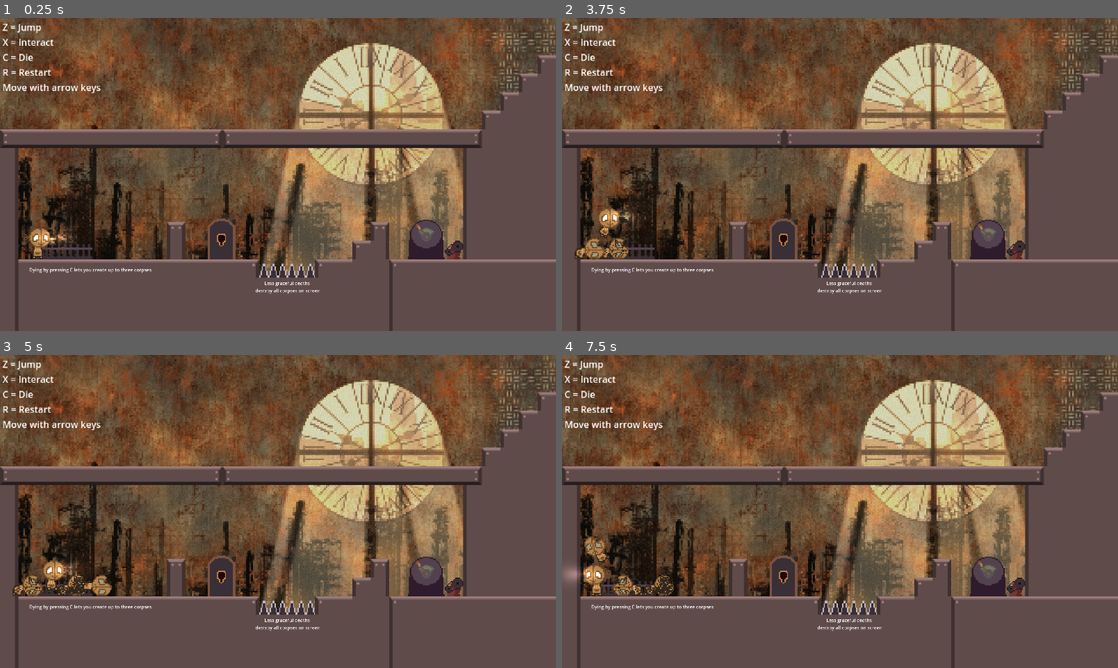
Above: before the commit, frames 1-4 (two rows, left to right).
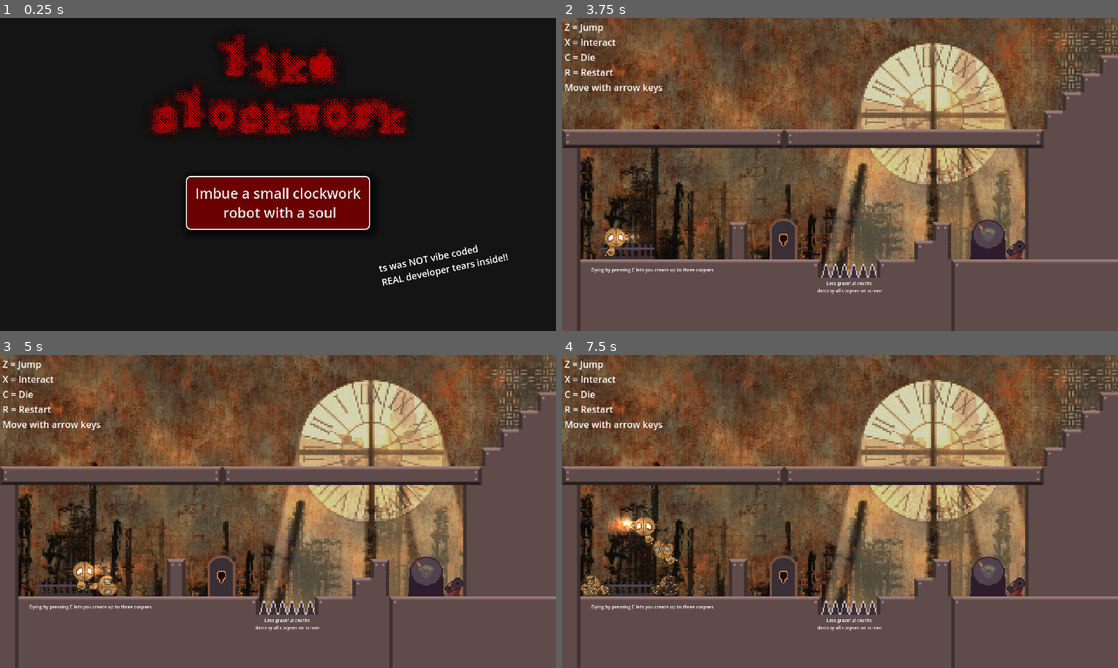
Above: after the commit, the same moments.

Repository: ffernn-dev/like-clockwork
Game: Godot game, scene res://menu.tscn
The game is run twice, just before and just after one commit, with the same random seed, the same clock (stepped at 60 frames per second) and the same inputs. Before the commit the project starts from res://main.tscn.
Inputs (mouse positions are in pixels of both pictures, inside the frame that each line leads up to):
- Up to frame 1 (0.25 s): no input
- Up to frame 2 (3.75 s): click (840, 202) at 0.5 s, where only the run after the commit has a clickable "Imbue a small clockwork robot…"; hold C (die) 1.28-2.03 s; hold Right (right) 1.28-2.78 s; tap Z (jump) at 1.52, 2.27 s; tap X (interact) at 2.1, 3.6 s; hold A (left) 2.78-3.53 s; hold C (die) 2.78-3.53 s; hold Right (right) from 3.53 s (still down)
- Up to frame 3 (5 s): keep holding Right (right); tap Z (jump) at 3.77, 4.52 s; hold C (die) from 4.28 s (still down)
- Up to frame 4 (7.5 s): release Right (right) at 5.03 s; release C (die) at 5.03 s; hold A (left) 5.03-5.78 s; tap X (interact) at 5.1, 6.6 s; tap Z (jump) at 5.27, 6.77 s; hold Right (right) 5.78-6.53 s; hold C (die) 5.78-6.53 s; hold A (left) from 6.53 s (still down); hold C (die) from 7.28 s (still down)

The runs differ from the first frame. In frame 1, 97% of the frame differs, in the area x 0-100%, y 0-100%; in frame 2, 1.0%; in frame 3, 1.3%; in frame 4, 1.8%.
Error after the commit: Invalid call. Nonexistent function 'die' in base 'Nil'. (res://main.gd:97)

Commit message:
there's a beginning and an end to everything

Diff:
--- /dev/null
+++ b/done.tscn
@@ -0,0 +1,13 @@
+[gd_scene format=3 uid="uid://fd1ed0dfun3k"]
+
+[node name="Done" type="Node2D"]
+
+[node name="Label" type="Label" parent="."]
+offset_left = 709.0
+offset_top = 443.0
+offset_right = 1150.0
+offset_bottom = 536.0
+theme_override_font_sizes/font_size = 32
+text = "Thanks for playing the demo
+love you bye mwah!"
+horizontal_alignment = 1
--- a/main.gd
+++ b/main.gd
@@ -52,6 +52,9 @@
 	spawn_player()
 
 func _on_level_complete():
+	if current_level_idx == 4:
+		get_tree().change_scene_to_file("res://done.tscn")
+		return
 	_clear_players()
 	current_level_idx = (current_level_idx + 1) % levels.size()
 	_start_level(levels[current_level_idx])
@@ -75,6 +78,7 @@
 		if all_done:
 			print("All levels loaded!")
 			loaded = true
+			await get_tree().create_timer(3).timeout
 			$Loading.queue_free()
 			_start_level(levels[0])
 
--- a/menu.tscn
+++ b/menu.tscn
@@ -1,6 +1,66 @@
-[gd_scene load_steps=2 format=3 uid="uid://b0eorf3urstsr"]
+[gd_scene load_steps=7 format=3 uid="uid://b0eorf3urstsr"]
 
 [ext_resource type="Texture2D" uid="uid://dukj72qe0ryqo" path="res://assets/art/MENU.jpg" id="1_lti8b"]
+[ext_resource type="Script" uid="uid://brg7hmslie51l" path="res://start_button.gd" id="2_ouk20"]
+
+[sub_resource type="StyleBoxFlat" id="StyleBoxFlat_mae5d"]
+bg_color = Color(0.41962677, 0, 0, 1)
+border_width_left = 4
+border_width_top = 4
+border_width_right = 4
+border_width_bottom = 4
+border_color = Color(0.41960785, 0, 0, 1)
+corner_radius_top_left = 16
+corner_radius_top_right = 16
+corner_radius_bottom_right = 16
+corner_radius_bottom_left = 16
+expand_margin_left = 24.0
+expand_margin_top = 18.0
+expand_margin_right = 24.0
+expand_margin_bottom = 18.0
+shadow_size = 30
+shadow_offset = Vector2(8, 8)
+
+[sub_resource type="StyleBoxFlat" id="StyleBoxFlat_lti8b"]
+bg_color = Color(0.41962677, 0, 0, 1)
+border_width_left = 4
+border_width_top = 4
+border_width_right = 4
+border_width_bottom = 4
+border_color = Color(1, 1, 1, 1)
+corner_radius_top_left = 16
+corner_radius_top_right = 16
+corner_radius_bottom_right = 16
+corner_radius_bottom_left = 16
+expand_margin_left = 24.0
+expand_margin_top = 18.0
+expand_margin_right = 24.0
+expand_margin_bottom = 18.0
+shadow_size = 30
+shadow_offset = Vector2(8, 8)
+
+[sub_resource type="StyleBoxFlat" id="StyleBoxFlat_ouk20"]
+bg_color = Color(0.14189738, 8.204789e-07, 4.632585e-07, 1)
+border_width_left = 4
+border_width_top = 4
+border_width_right = 4
+border_width_bottom = 4
+border_color = Color(0.41960785, 0, 0, 1)
+corner_radius_top_left = 16
+corner_radius_top_right = 16
+corner_radius_bottom_right = 16
+corner_radius_bottom_left = 16
+expand_margin_left = 24.0
+expand_margin_top = 18.0
+expand_margin_right = 24.0
+expand_margin_bottom = 18.0
+shadow_size = 30
+shadow_offset = Vector2(8, 8)
+
+[sub_resource type="Theme" id="Theme_ouk20"]
+Button/styles/hover = SubResource("StyleBoxFlat_mae5d")
+Button/styles/normal = SubResource("StyleBoxFlat_lti8b")
+Button/styles/pressed = SubResource("StyleBoxFlat_ouk20")
 
 [node name="Menu" type="Node2D"]
 
@@ -17,3 +77,34 @@
 theme_override_font_sizes/font_size = 32
 text = "ts was NOT vibe coded
 REAL developer tears inside!!"
+
+[node name="Control" type="Control" parent="."]
+layout_mode = 3
+anchors_preset = 15
+anchor_right = 1.0
+anchor_bottom = 1.0
+offset_right = 1920.0
+offset_bottom = 1080.0
+grow_horizontal = 2
+grow_vertical = 2
+
+[node name="Button" type="Button" parent="Control"]
+layout_mode = 1
+anchors_preset = 8
+anchor_left = 0.5
+anchor_top = 0.5
+anchor_right = 0.5
+anchor_bottom = 0.5
+offset_left = -294.0
+offset_top = 23.0
+offset_right = 294.0
+offset_bottom = 173.0
+grow_horizontal = 2
+grow_vertical = 2
+theme = SubResource("Theme_ouk20")
+theme_override_font_sizes/font_size = 48
+text = "Imbue a small clockwork
+ robot with a soul"
+script = ExtResource("2_ouk20")
+
+[connection signal="pressed" from="Control/Button" to="Control/Button" method="_on_pressed"]
--- a/player.tscn
+++ b/player.tscn
@@ -265,6 +265,7 @@
 timeToReachZeroSpeed = 0.1
 directionalSnap = true
 jumpHeight = 2.4
+coyoteTime = 0.1
 run = true
 jump = true
 idle = true
--- a/project.godot
+++ b/project.godot
@@ -11,7 +11,7 @@
 [application]
 
 config/name="Like Clockwork"
-run/main_scene="uid://m00nbcfqtyym"
+run/main_scene="uid://b0eorf3urstsr"
 config/features=PackedStringArray("4.5", "GL Compatibility")
 config/icon="res://icon.svg"
 
--- /dev/null
+++ b/start_button.gd
@@ -0,0 +1,4 @@
+extends Button
+
+func _on_pressed():
+	get_tree().change_scene_to_file("res://main.tscn")
Not shown, added: start_button.gd.uid
